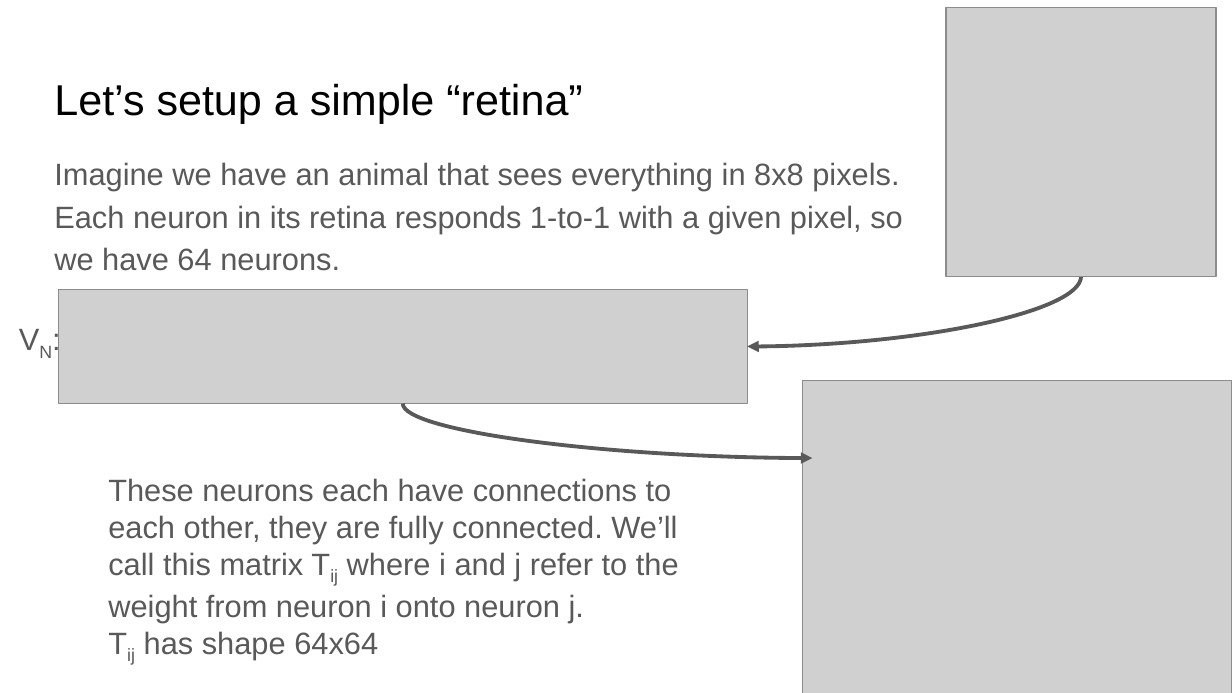
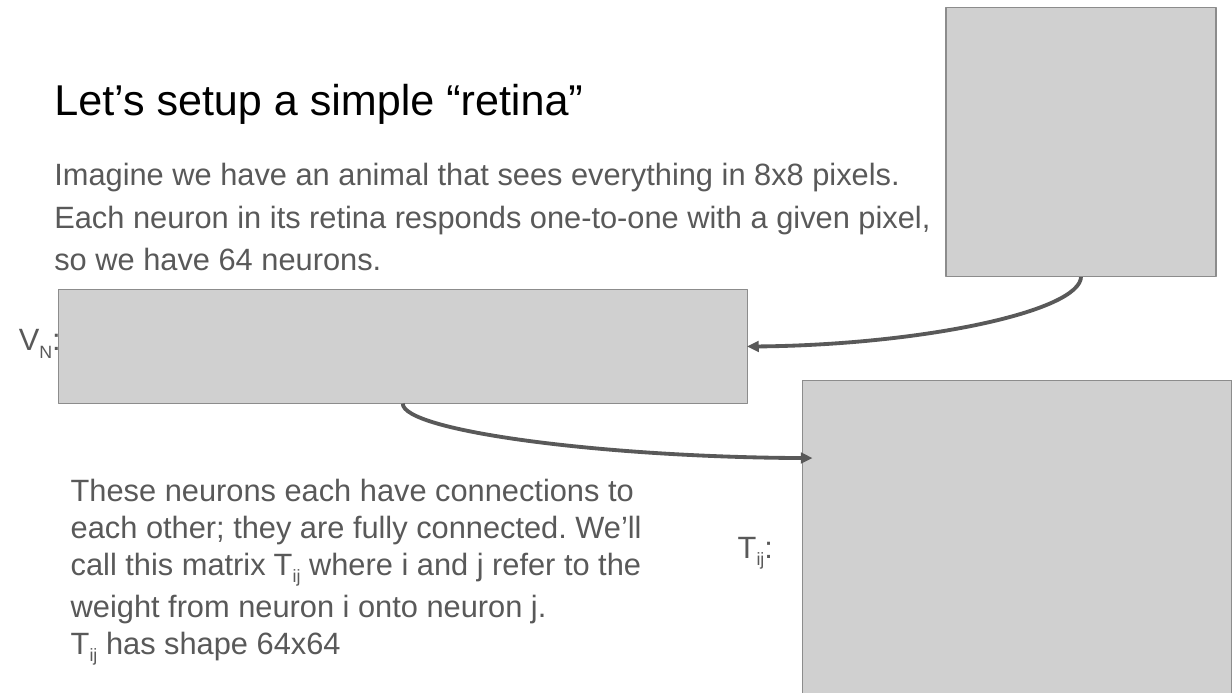
Before and after one commit to jeremyschroeter/pni-courses, a slide deck: slide 5 of PNIBootcamp2025/Week 2/friday/networks.pptx. Drawn at 1232x693 pixels with LibreOffice and Linux fonts; fonts in the diff are those of the drawing; grey boxes stand for pictures. Boxes give left, top, right and bottom in pixels: in the first picture for what was removed or moved away, otherwise in the second. Text is boxed around its words. In the diff, an @@ line names an element or a change of style, - is before the commit and + after.

```diff
--- a/PNIBootcamp2025/Week 2/friday/networks.pptx
+++ b/PNIBootcamp2025/Week 2/friday/networks.pptx
@@ text at (x1=54, y1=162, x2=930, y2=271): text changed @@
-Imagine we have an animal that sees everything in 8x8 pixels. Each neuron in its retina responds 1-to-1 with a given pixel, so we have 64 neurons.
+Imagine we have an animal that sees everything in 8x8 pixels. Each neuron in its retina responds one-to-one with a given pixel, so we have 64 neurons.
@@ text "These neurons each have connections ..." moved from (x1=108, y1=478, x2=679, y2=659) to (x1=71, y1=478, x2=641, y2=659) @@
@@ text at (x1=71, y1=478, x2=641, y2=622): text changed @@
-These neurons each have connections to each other, they are fully connected. We’ll call this matrix Tij where i and j refer to the weight from neuron i onto neuron j.
+These neurons each have connections to each other; they are fully connected. We’ll call this matrix Tij where i and j refer to the weight from neuron i onto neuron j.
@@ text added at (x1=726, y1=515, x2=816, y2=551), 18 pt, text #595959 @@
+Tij:
```
Also in this commit, not shown: 5 other slides changed, 4 other files.
